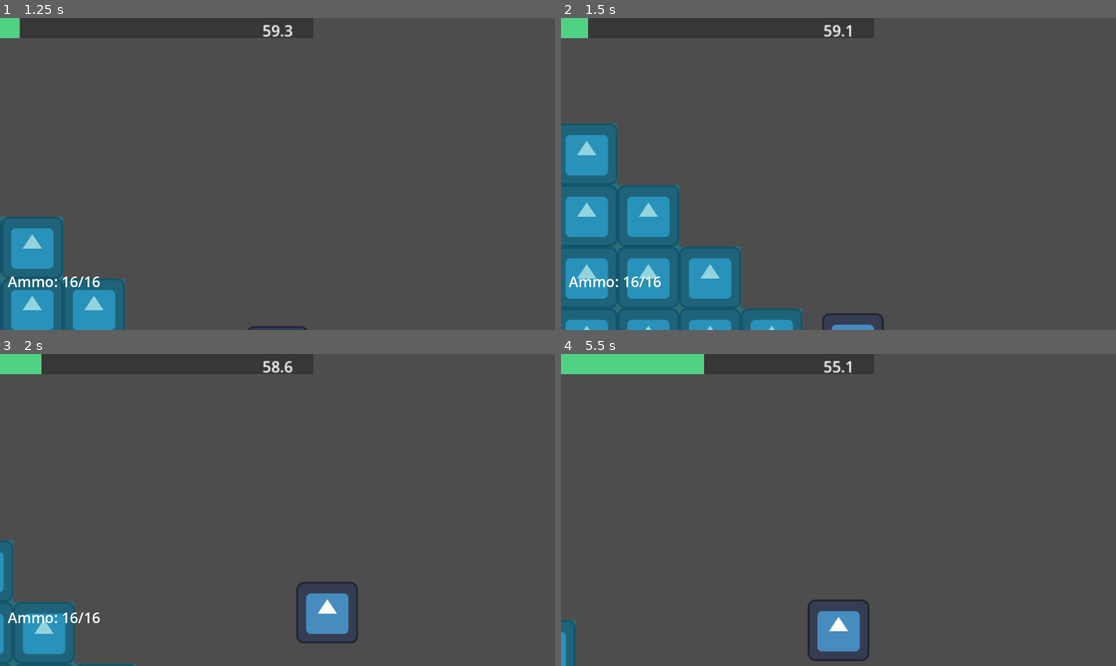
Above: before the commit, frames 1-4 (two rows, left to right).
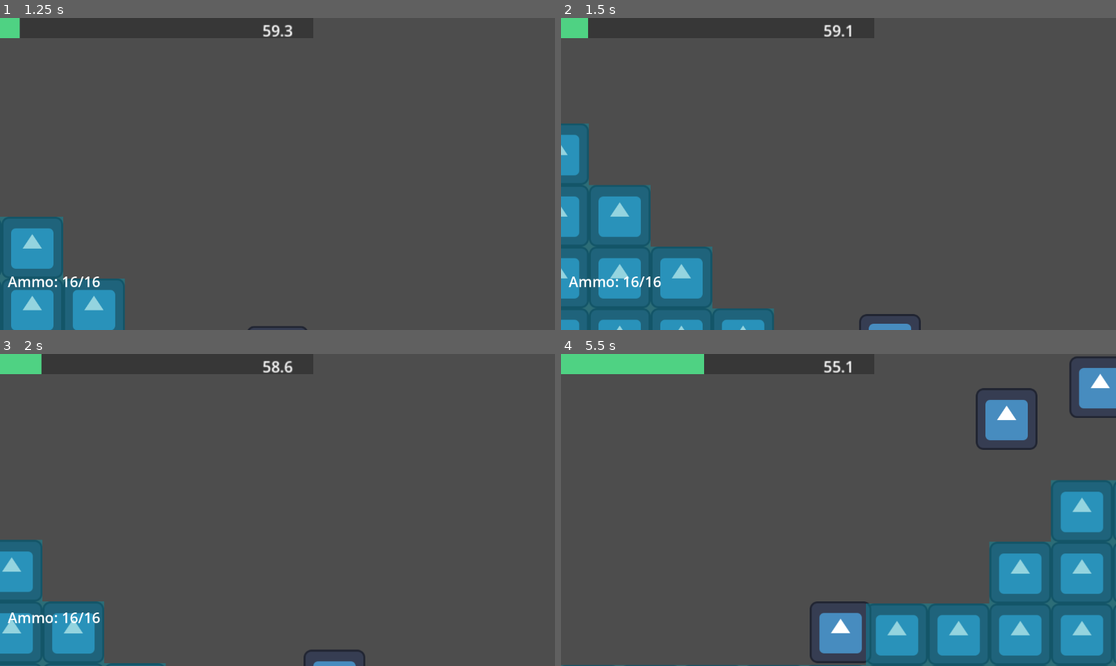
Above: after the commit, the same moments.

Repository: dzfrias/gladiator
Game: Godot game, scene res://scenes/test_scene.tscn
Two runs of this game, one before a commit and one after it. Both use one fixed random seed, a clock stepped at 60 frames per second and the inputs below. The engine's default icon, where the game draws it, is replaced by a stand-in: a white triangle on a blue panel in a dark square.
Inputs (mouse positions are in pixels of both pictures, inside the frame that each line leads up to):
- Up to frame 1 (1.25 s): click "Enter Mission" at 0.5 s
- Up to frame 2 (1.5 s): move the mouse to (960, 158) at 1.27 s; hold D (right) from 1.28 s (still down); hold E (roll) from 1.28 s (still down)
- Up to frame 3 (2 s): keep holding D (right); keep holding E (roll); tap Space (jump) at 1.52, 1.82 s
- Up to frame 4 (5.5 s): move the mouse to (727, 525) at 2.02 s; release E (roll) at 2.03 s; tap S (crouch) at 2.1 s; tap Space (jump) at 2.27, 2.57, 3.77, 4.07, 4.52, 4.82, 5.27 s; tap E (roll) at 2.3, 3.05, 3.6, 4.55, 5.1 s; move the mouse to (894, 441) at 2.77 s; release D (right) at 2.78 s; press the mouse at (894, 441) at 2.78 s; hold A (left) 2.78-3.53 s; move the mouse to (810, 572) at 3.52 s; release the mouse at (810, 572) at 3.53 s; hold D (right) 3.53-5.03 s; move the mouse to (1005, 556) at 4.27 s; hold Q (toggle_weapon) 4.28-5.03 s; move the mouse to (672, 463) at 5.02 s; hold A (left) from 5.03 s (still down)

Frame 1 is identical in both runs. In frame 2, 8.6% of the frame differs, in the area x 0-65%, y 33-100%; in frame 3, 5.1%; in frame 4, 19%, in the area x 0-100%, y 0-100%.
Error in both runs: Invalid assignment of property or key 'position' with value of type 'Vector2' on a base object of type 'Nil'. (res://scripts/player/player.gd:67)

Commit message:
allow player to roll while mid-air

Diff:
--- a/scripts/player/player.gd
+++ b/scripts/player/player.gd
@@ -101,8 +101,8 @@
 	if is_on_floor():
 		if event.is_action_pressed("jump") and !Input.is_action_pressed("crouch"):
 			velocity.y = -jump_speed
-		if event.is_action_pressed("roll") and _can_roll:
-			_roll()
+	if event.is_action_pressed("roll") and _can_roll:
+		_roll()
 	if event.is_action_pressed("reload") and _weapon:
 		if !_weapon.is_reloading:
 			_weapon.reload()
